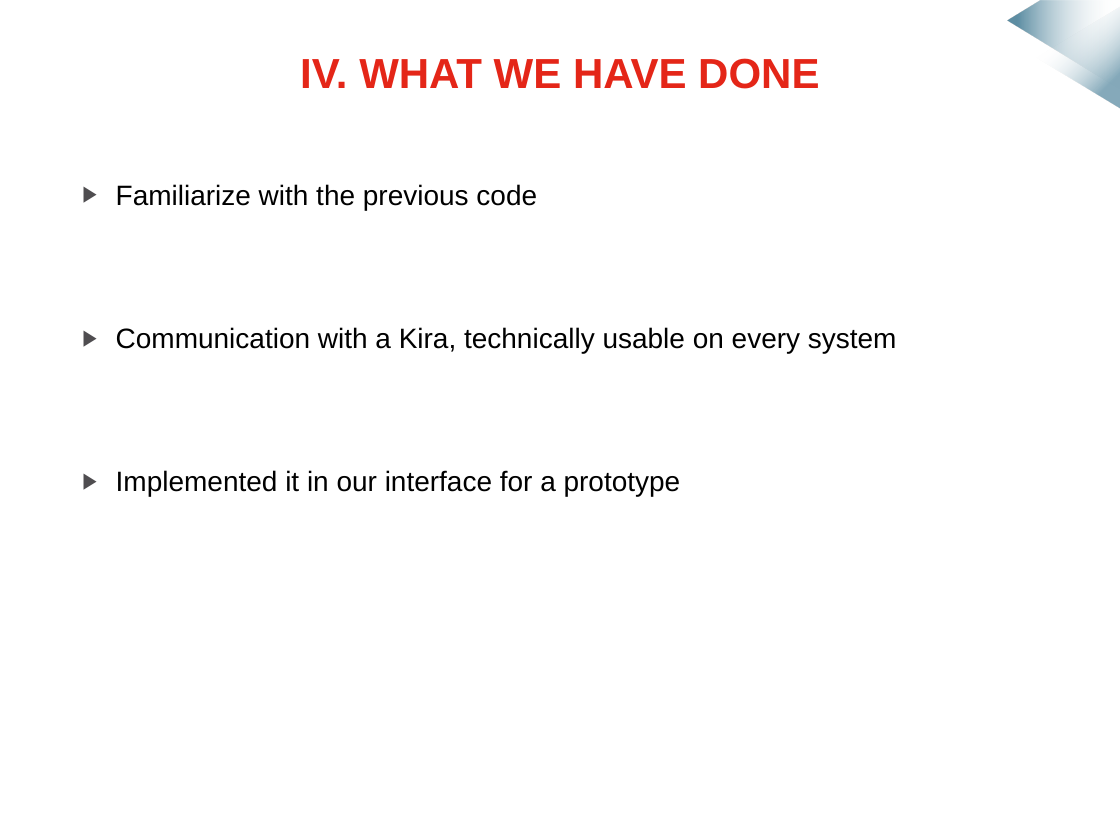
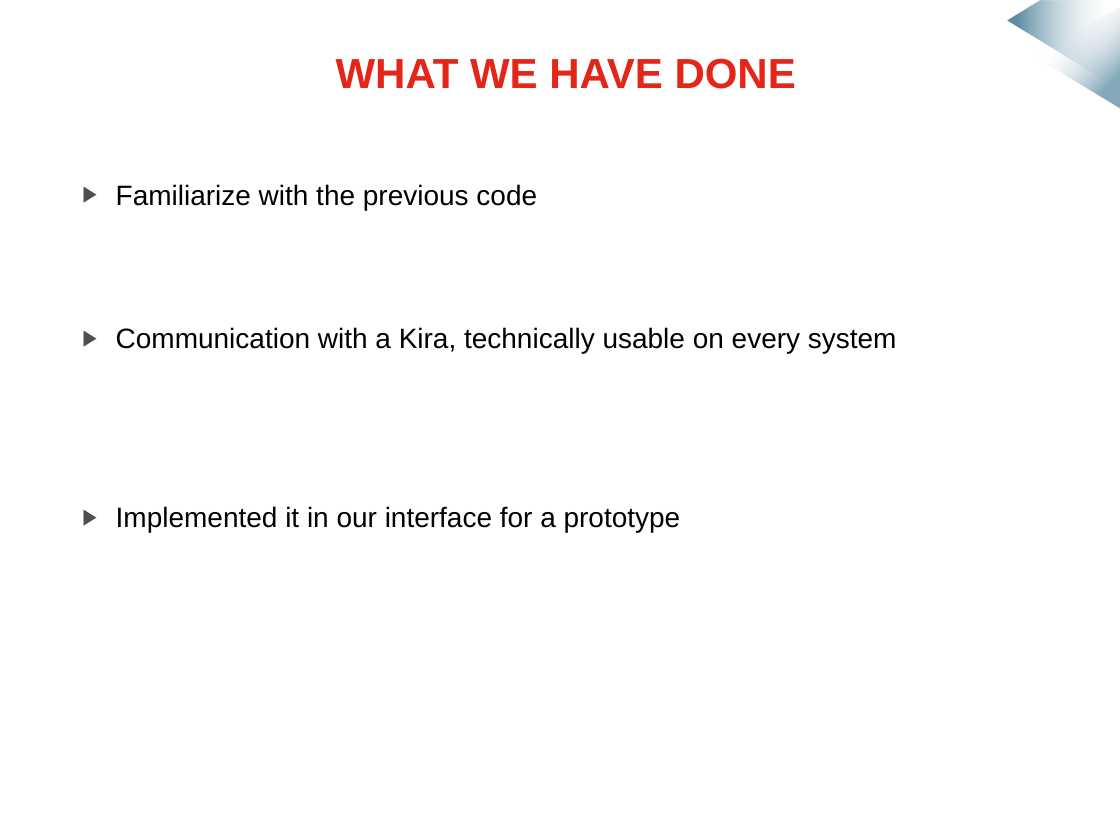
Before and after one commit to mmeven/EP_Domotique_Tablette, a slide deck: slide 14 of Rendu/Diapo_prototype_janvier.pptx (slide 13 before the commit). Drawn at 1120x840 pixels with LibreOffice and Linux fonts; fonts in the diff are those of the drawing; background and template pictures are left out. Boxes give left, top, right and bottom in pixels: in the first picture for what was removed or moved away, otherwise in the second. Text is boxed around its words. In the diff, an @@ line names an element or a change of style, - is before the commit and + after.

```diff
--- a/Rendu/Diapo_prototype_janvier.pptx
+++ b/Rendu/Diapo_prototype_janvier.pptx
@@ title at bbox=[336, 58, 796, 89]: text changed @@
-IV. WHAT WE HAVE DONE
+WHAT WE HAVE DONE
@@ text "Familiarize with the previous code" rewrapped from bbox=[116, 184, 897, 496] to bbox=[116, 184, 897, 532] @@
```
Also in this commit, not shown: 9 other slides changed, 4 slides added, 3 slides removed.
